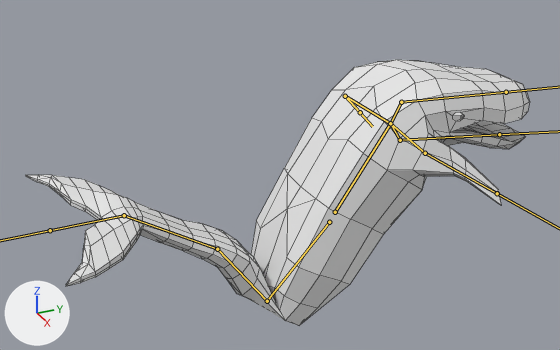
Renders of the FBX model KRON/Assets/Rendering/Models/NPC/BALENA.fbx from each side of a commit.
Both versions are drawn from a camera (50 mm lens) standing at (22.19, -13.09, 12.07) and looking at (-0.75, -2.76, 0.6). The lights are fixed; the arrows at lower left show +X, +Y and +Z. Both versions are drawn at frame 31 of the action 'Baleno|Talking'; the numbers are the values there. The bones that bend it are drawn over the model as lines. Mesh edges are drawn as thin lines.

The first picture shows 'Balena'.
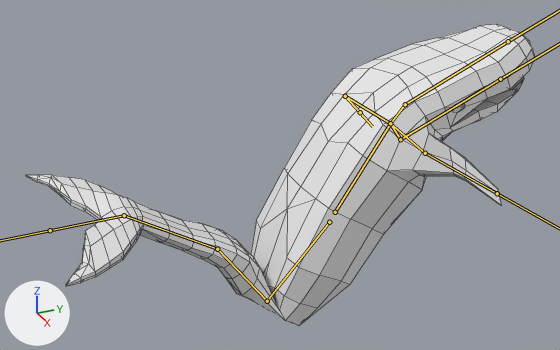
Boxes [x1, y1, x2, y2] around the edits, measured in the pictures (560 x 350 px):
```json
{"object": "Balena", "change": "posed", "before": [25, 60, 529, 326], "after": [25, 24, 534, 326], "on screen": "13% taller"}
{"bone": "Bone.005", "before": "(390, 123) to (401, 102)", "after": "(390, 123) to (405, 104)"}
{"bone": "Bone.006", "before": "(401, 102) to (506, 92)", "after": "(405, 104) to (508, 41)"}
{"bone": "Bone.007", "before": "(390, 123) to (400, 140)", "after": "(390, 123) to (400, 139)"}
{"bone": "Bone.008", "before": "(400, 140) to (499, 134)", "after": "(400, 139) to (500, 79)"}
```

Edits to the scene script, one JSON object a line:
```json
{"block": "bone_bone_005", "where": "bone_bone_005 = bpy.data.objects['Baleno'].pose.bones['Bone.005']  # child of 'Bone'"}
{"op": "set", "path": "bone_bone_005.rotation_quaternion", "old": "(0.919, -0.394, 0.0, 0.0)", "new": "(0.874, -0.486, 0.0, 0.0)", "note": "degrees (-46, 0, 0) -> degrees (-58, 0, 0)"}
{"block": "bone_bone_006", "where": "bone_bone_006 = bpy.data.objects['Baleno'].pose.bones['Bone.006']  # child of 'Bone.005'"}
{"op": "set", "path": "bone_bone_006.rotation_quaternion", "old": "(0.995, -0.096, 0.0, 0.0)", "new": "(0.973, 0.232, 0.0, 0.0)", "note": "degrees (-11, 0, 0) -> degrees (27, 0, 0)"}
{"block": "bone_bone_007", "where": "bone_bone_007 = bpy.data.objects['Baleno'].pose.bones['Bone.007']  # child of 'Bone'"}
{"op": "set", "path": "bone_bone_007.rotation_quaternion", "old": "(0.834, -0.551, 0.0, 0.0)", "new": "(0.846, -0.534, 0.0, 0.0)", "note": "degrees (-67, 0, 0) -> degrees (-65, 0, 0)"}
{"block": "bone_bone_008", "where": "bone_bone_008 = bpy.data.objects['Baleno'].pose.bones['Bone.008']  # child of 'Bone.007'"}
{"op": "set", "path": "bone_bone_008.rotation_quaternion", "old": "(1.0, 0.014, -0.005, -0.005)", "new": "(0.97, 0.242, -0.004, -0.006)", "note": "degrees (2, -1, -1) -> degrees (28, 0, -1)"}
```
